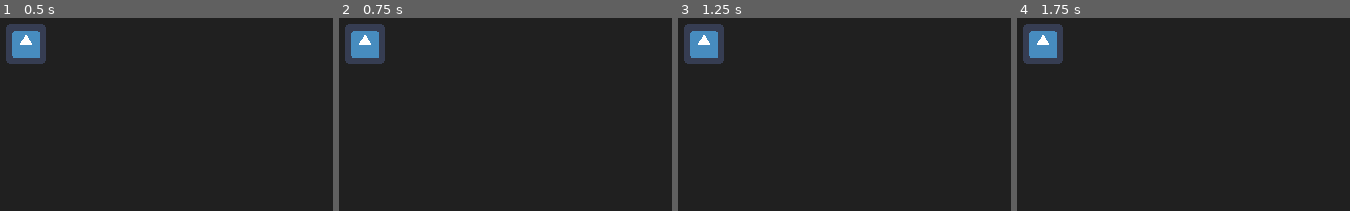
Above: before the commit, frames 1-4 (left to right).
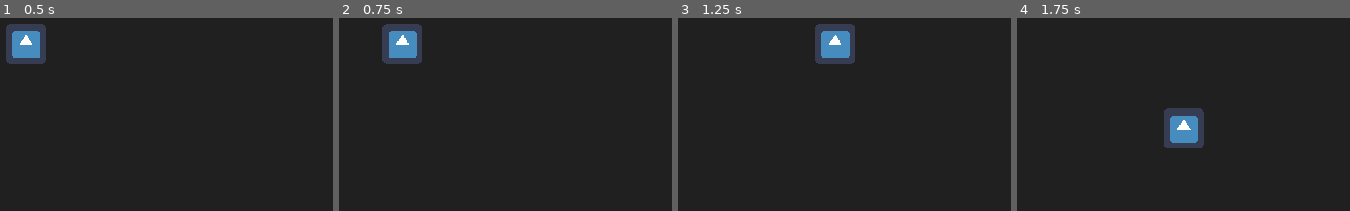
Above: after the commit, the same moments.

Repository: samsimsom/GODOT-v2.0
Game: Godot game, scene res://Main.tscn
Two runs of this game, one before a commit and one after it. Both use one fixed random seed, a clock stepped at 60 frames per second and the inputs below. The engine's default icon, where the game draws it, is replaced by a stand-in: a white triangle on a blue panel in a dark square.
Inputs:
- Up to frame 1 (0.5 s): no input
- Up to frame 2 (0.75 s): tap Enter at 0.5 s; hold D (move_right) from 0.53 s (still down); hold Space (shoot) from 0.53 s (still down)
- Up to frame 3 (1.25 s): keep holding D (move_right); keep holding Space (shoot)
- Up to frame 4 (1.75 s): release D (move_right) at 1.28 s; release Space (shoot) at 1.28 s; hold S (move_down) from 1.28 s (still down); tap Space (shoot) at 1.35 s

Frame 1 is identical in both runs. In frame 2, 4.6% of the frame differs, in the area x 1-25%, y 3-24%; in frame 3, 4.9%, in the area x 1-54%, y 3-24%; in frame 4, 4.9%.

Commit message:
player

Diff:
--- a/space-shooter/Main.gd
+++ b/space-shooter/Main.gd
@@ -5,5 +5,11 @@
 	print("{node_name} - Ready!".format({"node_name": self.name}))
 
 
+func _unhandled_input(event: InputEvent) -> void:
+	if event is InputEvent:
+		if event.is_action_pressed("quit_game"):
+			get_tree().quit()
+
+
 func _process(_delta: float) -> void:
 	pass
--- a/space-shooter/player/Player.gd
+++ b/space-shooter/player/Player.gd
@@ -10,6 +10,18 @@
 ve yavaslama float
 
 """
+func _enter_tree() -> void:
+	pass
+
+
+func _ready() -> void:
+	pass
+
+
+func _unhandled_input(event: InputEvent) -> void:
+	if event is InputEvent:
+		if event.is_action_pressed("shoot"):
+			print("Fire!")
 
 
 func get_direction() -> Vector2:
@@ -18,7 +30,7 @@
 	var down: float = Input.get_action_strength("move_down")
 	var up: float = Input.get_action_strength("move_up")
 
-	var x = (left - right)
+	var x = (right - left)
 	var y = (down - up)
 
 	return Vector2(x, y)
@@ -28,9 +40,9 @@
 	return get_direction().normalized()
 
 
-func _ready() -> void:
+func _physics_process(delta: float) -> void:
+	var a = move_and_slide(get_normalized_direction() * 300)
+	print(a)
+
+func _exit_tree() -> void:
 	pass
-
-
-func _physics_process(delta: float) -> void:
-	print(get_normalized_direction())
--- a/space-shooter/project.godot
+++ b/space-shooter/project.godot
@@ -60,6 +60,12 @@
 , Object(InputEventJoypadButton,"resource_local_to_scene":false,"resource_name":"","device":0,"button_index":0,"pressure":0.0,"pressed":false,"script":null)
  ]
 }
+quit_game={
+"deadzone": 0.5,
+"events": [ Object(InputEventKey,"resource_local_to_scene":false,"resource_name":"","device":0,"alt":false,"shift":false,"control":false,"meta":false,"command":false,"pressed":false,"scancode":16777217,"physical_scancode":0,"unicode":0,"echo":false,"script":null)
+, Object(InputEventJoypadButton,"resource_local_to_scene":false,"resource_name":"","device":0,"button_index":1,"pressure":0.0,"pressed":false,"script":null)
+ ]
+}
 
 [physics]
 
